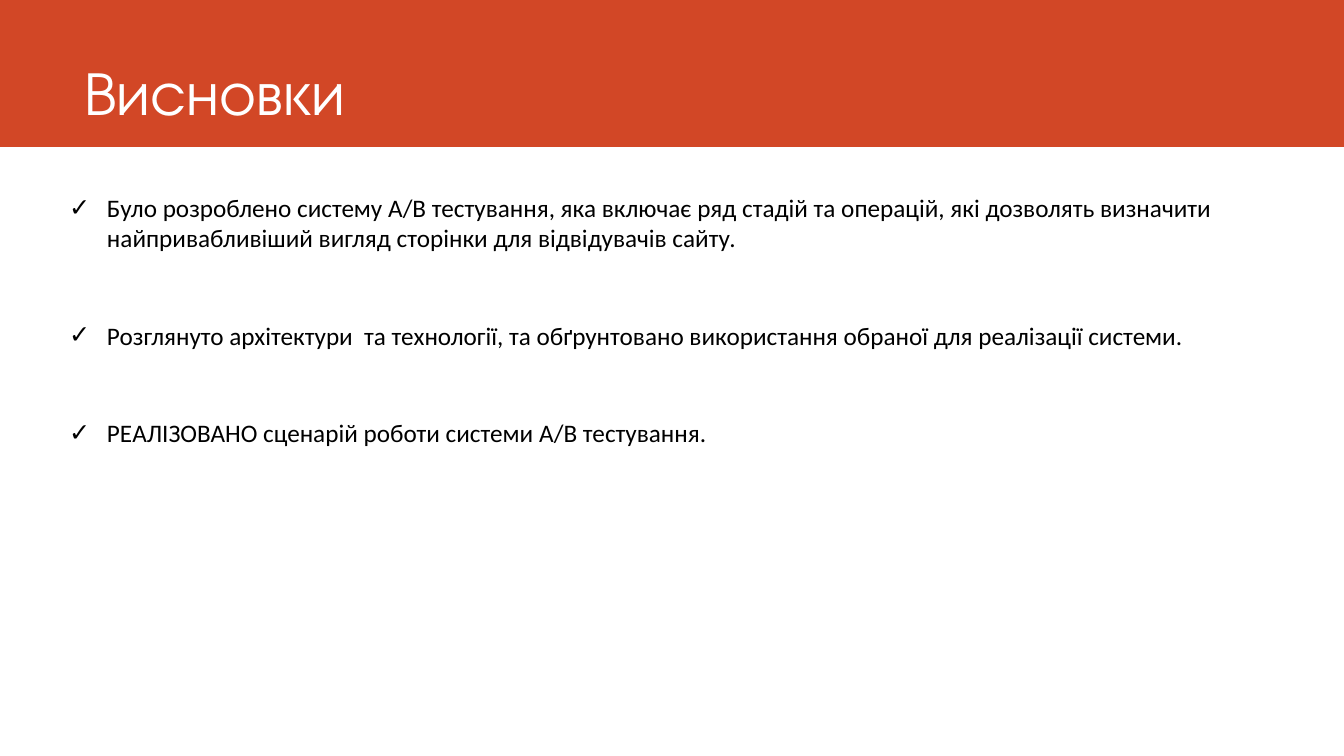
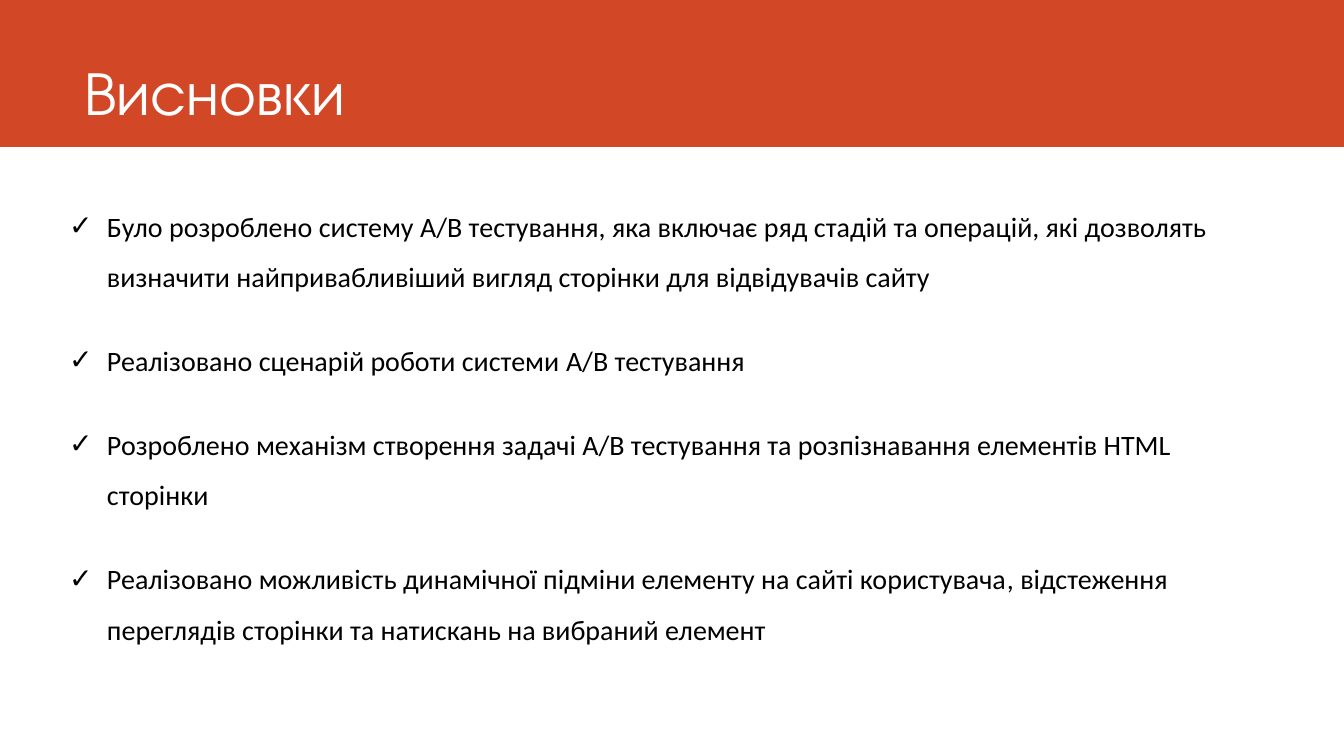
Before and after one commit to oleksandrh/--------6-----, a slide deck: slide 11 of Система AB тестування.pptx (slide 10 before the commit). Drawn at 1344x756 pixels with LibreOffice and Linux fonts; fonts in the diff are those of the drawing. Boxes give left, top, right and bottom in pixels: in the first picture for what was removed or moved away, otherwise in the second. Text is boxed around its words. In the diff, an @@ line names an element or a change of style, - is before the commit and + after.

Commit message:
presentation changes

```diff
--- a/Система AB тестування.pptx
+++ b/Система AB тестування.pptx
@@ text at [107,217,1206,645]: text changed; size 18 to 20 pt @@
-✓ Було розроблено систему A/B тестування, яка включає ряд стадій та операцій, які дозволять визначити найпривабливіший вигляд сторінки для відвідувачів сайту.
-✓ Розглянуто архітектури та технології, та обґрунтовано використання обраної для реалізації системи.
-✓ РЕАЛІЗОВАНО сценарій роботи системи A/B тестування.
+✓ Було розроблено систему A/B тестування, яка включає ряд стадій та операцій, які дозволять визначити найпривабливіший вигляд сторінки для відвідувачів сайту
+✓ Реалізовано сценарій роботи системи A/B тестування
+✓ Розроблено механізм створення задачі A/B тестування та розпізнавання елементів HTML сторінки
+✓ Реалізовано можливість динамічної підміни елементу на сайті користувача, відстеження переглядів сторінки та натискань на вибраний елемент
```
Also in this commit, not shown: 7 other slides changed, 1 slide added, 3 other files.
